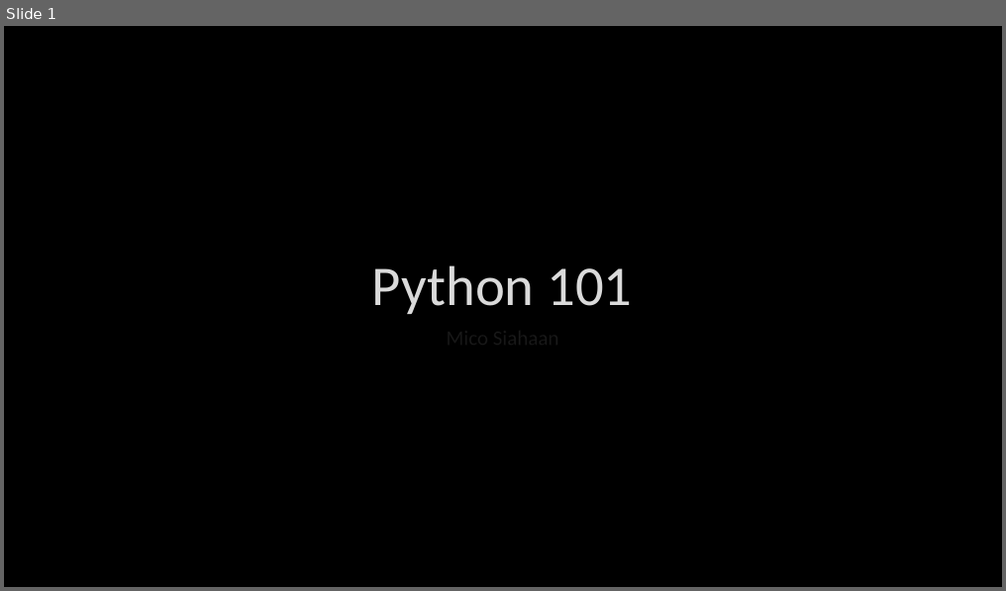
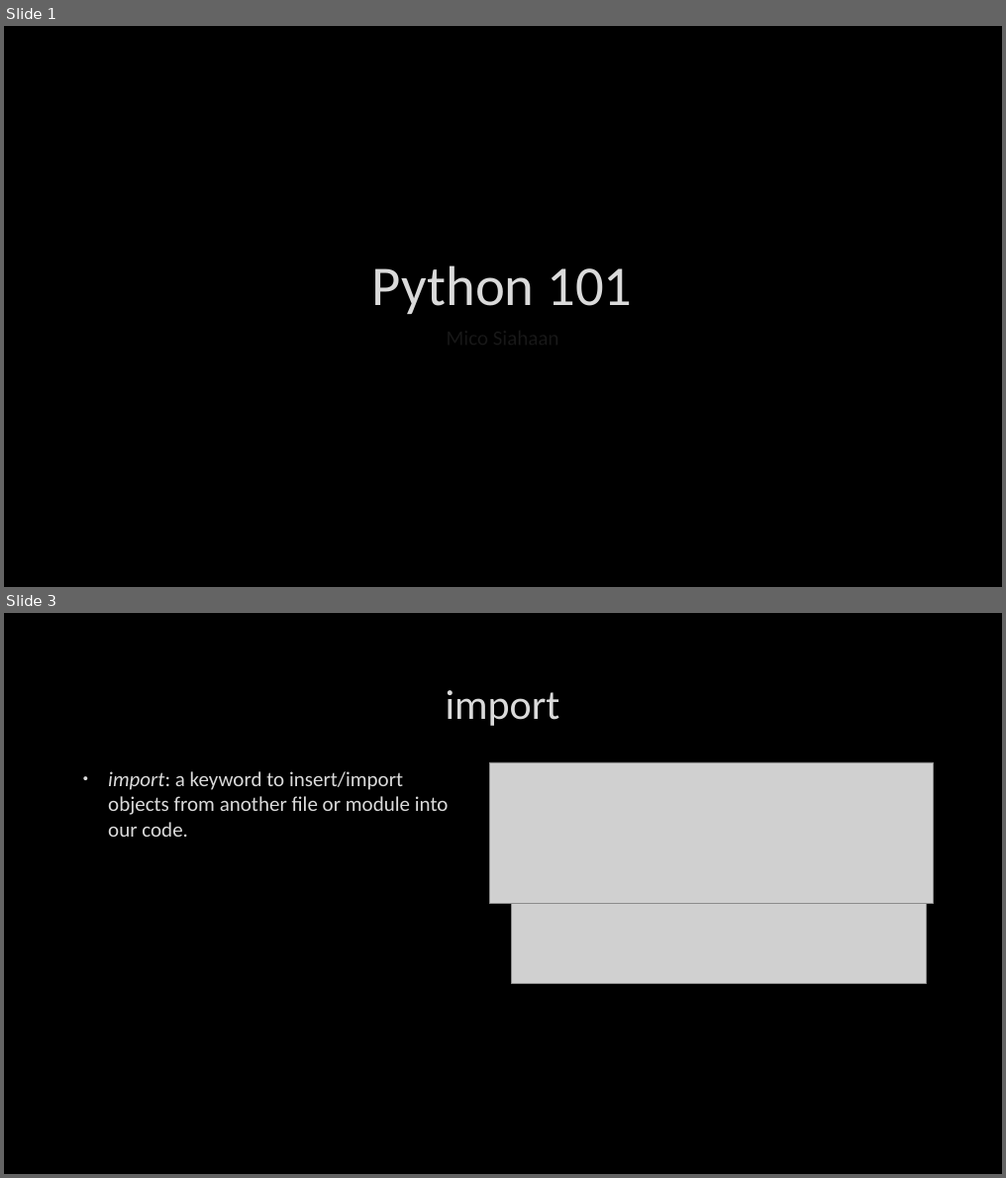
Before and after one commit to msiahaan/Python101, a slide deck: Python101_03_Fungsi-Import.pptx. Shown one above the other, each under a label of ours: slide 1 before the commit, slides 1 and 3 after it; the slides between them are not shown. The pictures are 1006x591 and 1006x1178 pixels, drawn with LibreOffice and Linux fonts; fonts in the diff are those of the drawing; grey boxes stand for pictures; background and template pictures are left out. Boxes give left, top, right and bottom in pixels: in the first picture for what was removed or moved away, otherwise in the second. Text is boxed around its words. In the diff, an @@ line names an element or a change of style, - is before the commit and + after.

```diff
--- a/Python101_03_Fungsi-Import.pptx
+++ b/Python101_03_Fungsi-Import.pptx
@@ slide 3 added at <box>4,613,1002,1174</box>, background picture (left out) @@
@@ title added at <box>446,690,560,726</box>, 40 pt, text #DADADA @@
+import
@@ text added at <box>108,771,449,837</box>, 20 pt, text #DADADA @@
+• import: a keyword to insert/import objects from another file or module into our code.
@@ picture added at <box>490,762,934,904</box> @@
@@ picture added at <box>512,859,927,983</box> @@
```
Also in this commit, not shown: 3 slides changed, 1 slide removed, 2 other files.
